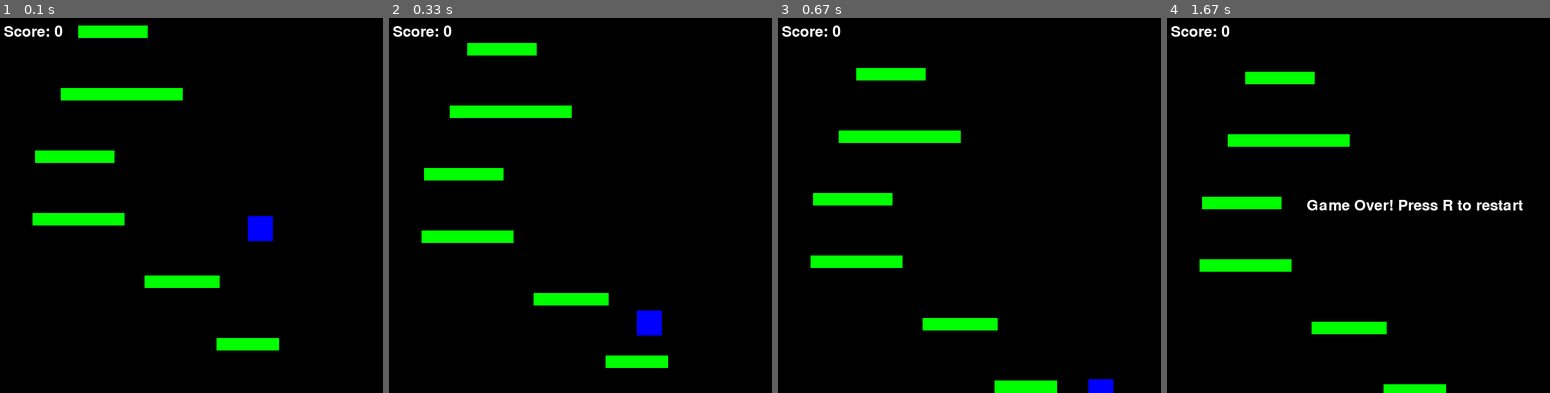
Above: before the commit, frames 1-4 (left to right).
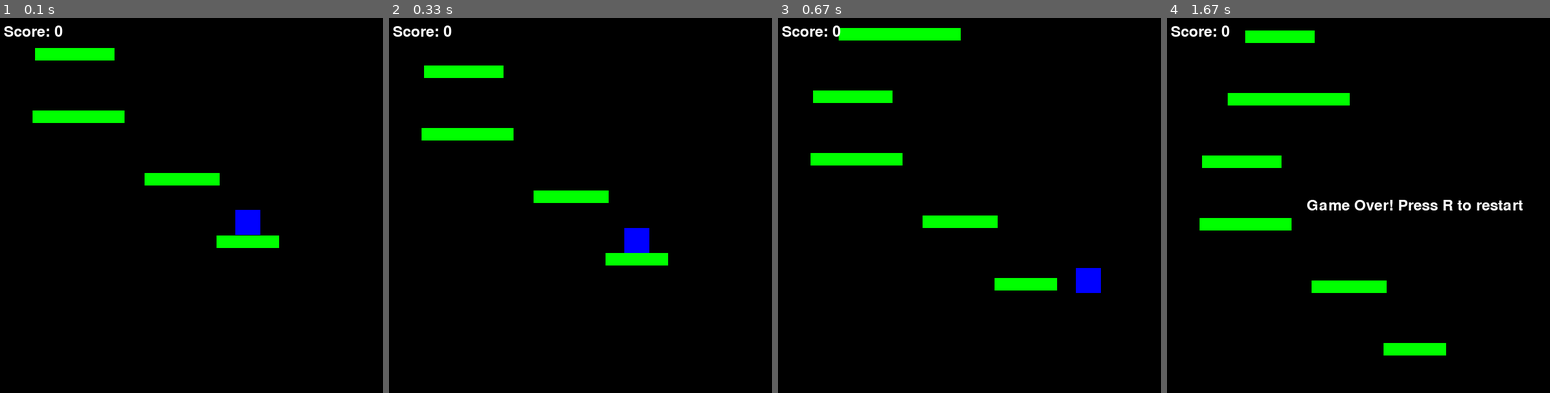
Above: after the commit, the same moments.

Repository: danadrianmirea/python-playground
Game: pygame game, started from infinite_jumper.py
Two runs of this game, one before a commit and one after it. Both use one fixed random seed, a clock stepped at 60 frames per second and the inputs below.
Inputs:
- Up to frame 1 (0.1 s): no input
- Up to frame 2 (0.33 s): no input
- Up to frame 3 (0.67 s): hold Right from 0.33 s (still down)
- Up to frame 4 (1.67 s): release Right at 0.8 s; hold Up 0.83-1.13 s; hold Right 1.17-1.63 s

The runs differ from the first frame. In frame 1, 7.5% of the frame differs, in the area x 8-73%, y 2-89%; in frame 2, 7.9%; in frame 3, 8.8%, in the area x 8-88%, y 2-100%; in frame 4, 8.6%.

Commit message:
bugfix: fix player starting position

Diff:
--- a/infinite_jumper.py
+++ b/infinite_jumper.py
@@ -18,7 +18,7 @@
 PLATFORM_SPACING = 100  # Reduced from 150 to ensure platforms are reachable
 MAX_HORIZONTAL_DISTANCE = 200  # Maximum horizontal distance between platforms
 MAX_JUMP_HEIGHT = abs(JUMP_FORCE * JUMP_FORCE / (2 * GRAVITY))  # Maximum height player can jump
-PLATFORM_BUFFER = 5  # Number of platforms to generate in advance
+PLATFORM_BUFFER = 10  # Number of platforms to generate in advance
 
 # Colors
 WHITE = (255, 255, 255)
@@ -27,9 +27,9 @@
 GREEN = (0, 255, 0)
 
 class Player:
-    def __init__(self):
-        self.x = SCREEN_WIDTH // 2
-        self.y = SCREEN_HEIGHT // 2
+    def __init__(self, start_x, start_y):
+        self.x = start_x
+        self.y = start_y
         self.velocity_y = 0
         self.velocity_x = 0
         self.is_jumping = False
@@ -98,19 +98,22 @@
         self.reset_game()
 
     def reset_game(self):
-        self.player = Player()
-        self.platforms = []
+        # Create initial platform exactly in the center of the screen
+        initial_platform = Platform(
+            (SCREEN_WIDTH - PLATFORM_MIN_WIDTH) // 2,  # Center horizontally
+            SCREEN_HEIGHT - SCREEN_WIDTH*0.33,  # Start closer to bottom
+            PLATFORM_MIN_WIDTH
+        )
+
+        # Initialize player on top of the initial platform
+        player_start_x = initial_platform.x + (initial_platform.width - PLAYER_SIZE) // 2
+        player_start_y = initial_platform.y - PLAYER_SIZE
+        self.player = Player(player_start_x, player_start_y)
+
+        self.platforms = [initial_platform]
         self.game_over = False
         self.score = 0
         self.font = pygame.font.Font(None, 36)
-
-        # Create initial platform
-        initial_platform = Platform(
-            SCREEN_WIDTH // 2 - PLATFORM_MIN_WIDTH // 2,
-            SCREEN_HEIGHT - 100,  # Start closer to bottom
-            PLATFORM_MIN_WIDTH
-        )
-        self.platforms.append(initial_platform)
 
         # Generate initial buffer of platforms
         for _ in range(PLATFORM_BUFFER):
